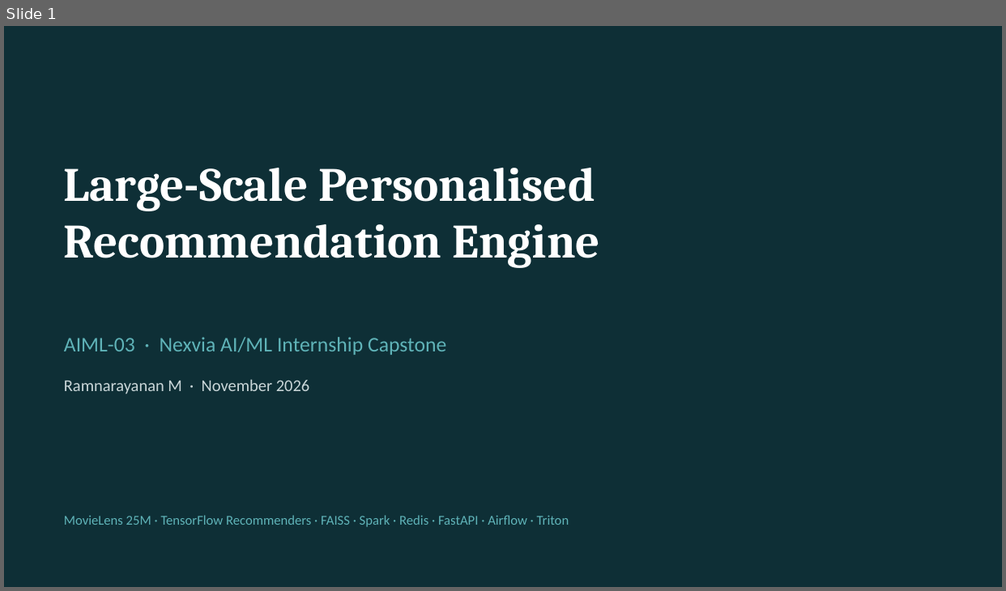
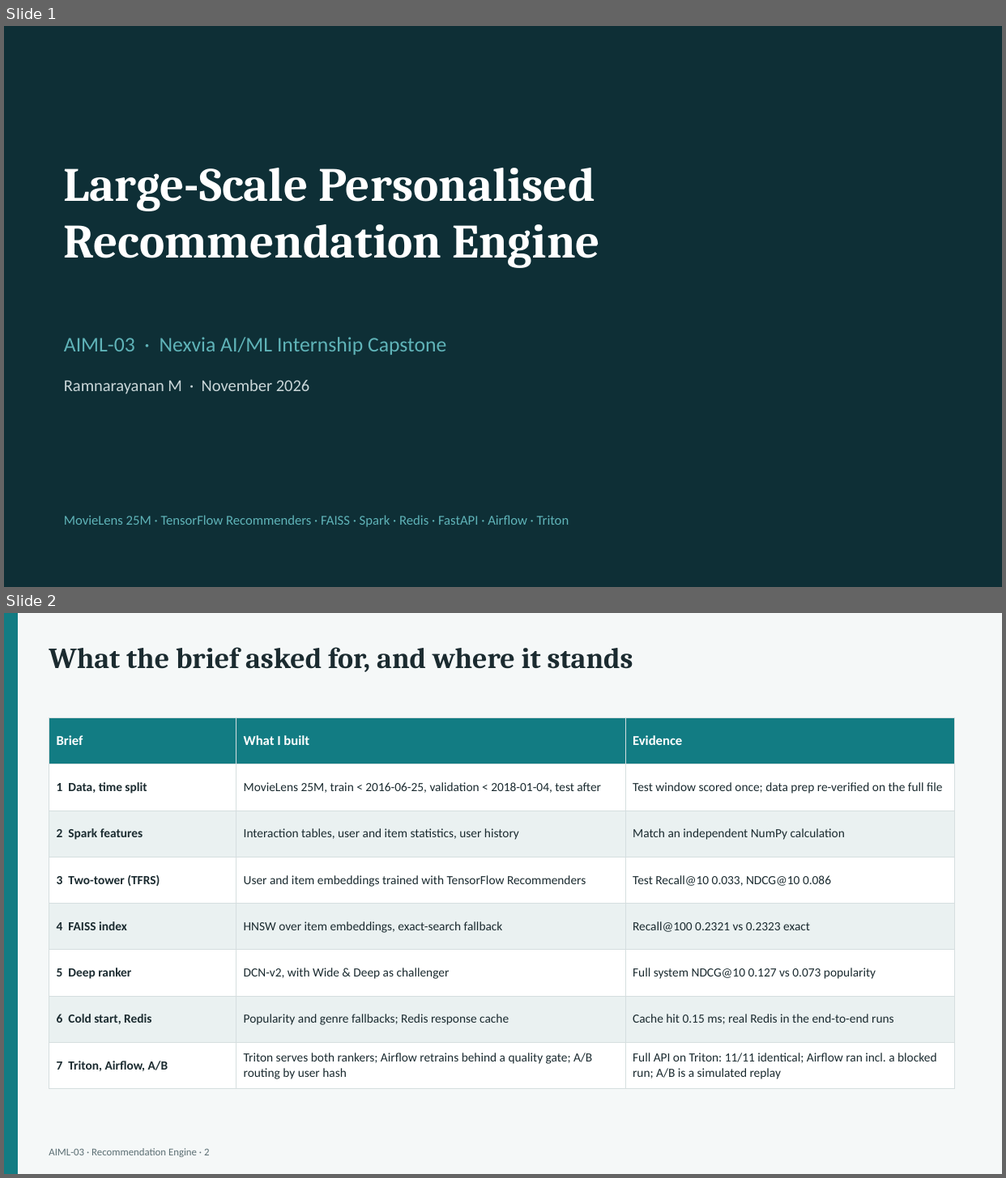
Before and after one commit to ram15x/nexvia-aiml-internship, a slide deck: AIML-03/deliverables/AIML03_Recommendation_Engine.pptx. Shown one above the other, each under a label of ours: slide 1 before the commit, slides 1 and 2 after it. The pictures are 1006x591 and 1006x1178 pixels, drawn with LibreOffice and Linux fonts; fonts in the diff are those of the drawing. Boxes give left, top, right and bottom in pixels: in the first picture for what was removed or moved away, otherwise in the second. Text is boxed around its words. In the diff, an @@ line names an element or a change of style, - is before the commit and + after.

```diff
--- a/AIML-03/deliverables/AIML03_Recommendation_Engine.pptx
+++ b/AIML-03/deliverables/AIML03_Recommendation_Engine.pptx
@@ slide 2 added at box(4, 613, 1002, 1174), background #F5F8F8 @@
@@ rectangle added at box(4, 613, 18, 1174), fill #127C83, outline #127C83 1 pt @@
@@ text added at box(49, 647, 633, 672), 28 pt, text #1B2B30, bold @@
+What the brief asked for, and where it stands
@@ table added at box(49, 717, 955, 1083), 8 rows, 3 columns @@
+Brief | What I built | Evidence
+1 Data, time split | MovieLens 25M, train < 2016-06-25, validation < 2018-01-04, test after | Test window scored once; data prep re-verified on the full file
+2 Spark features | Interaction tables, user and item statistics, user history | Match an independent NumPy calculation
+3 Two-tower (TFRS) | User and item embeddings trained with TensorFlow Recommenders | Test Recall@10 0.033, NDCG@10 0.086
+4 FAISS index | HNSW over item embeddings, exact-search fallback | Recall@100 0.2321 vs 0.2323 exact
+5 Deep ranker | DCN-v2, with Wide & Deep as challenger | Full system NDCG@10 0.127 vs 0.073 popularity
+6 Cold start, Redis | Popularity and genre fallbacks; Redis response cache | Cache hit 0.15 ms; real Redis in the end-to-end runs
+7 Triton, Airflow, A/B | Triton serves both rankers; Airflow retrains behind a quality gate; A/B routing by user hash | Full API on Triton: 11/11 identical; Airflow ran incl. a blocked run; A/B is a simulated replay
@@ text added at box(49, 1148, 209, 1157), 10 pt, text #5C6F74 @@
+AIML-03 · Recommendation Engine · 2
```
Also in this commit, not shown: 8 slides changed, 1 other slide added, 1 slide removed, 6 other files.
